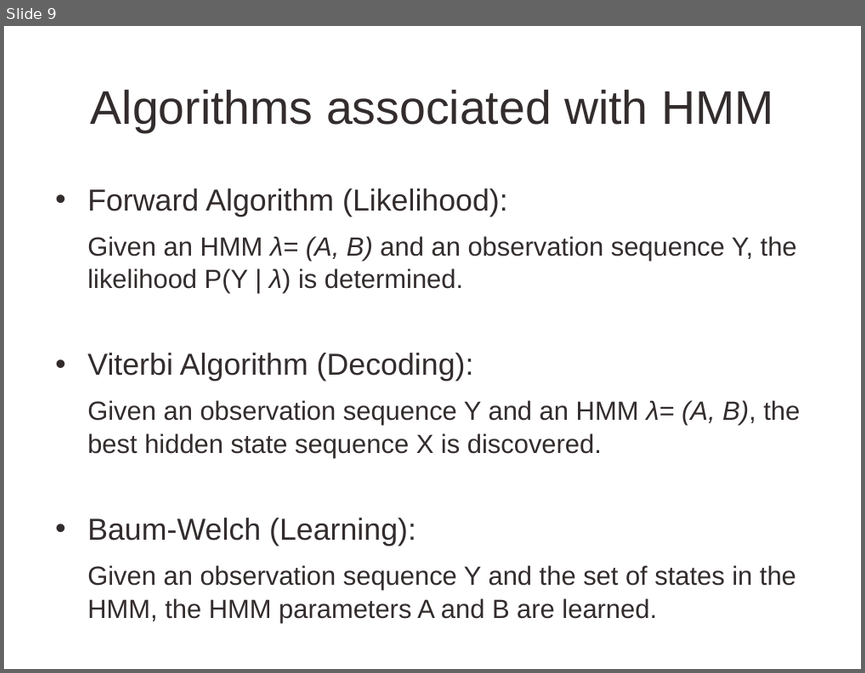
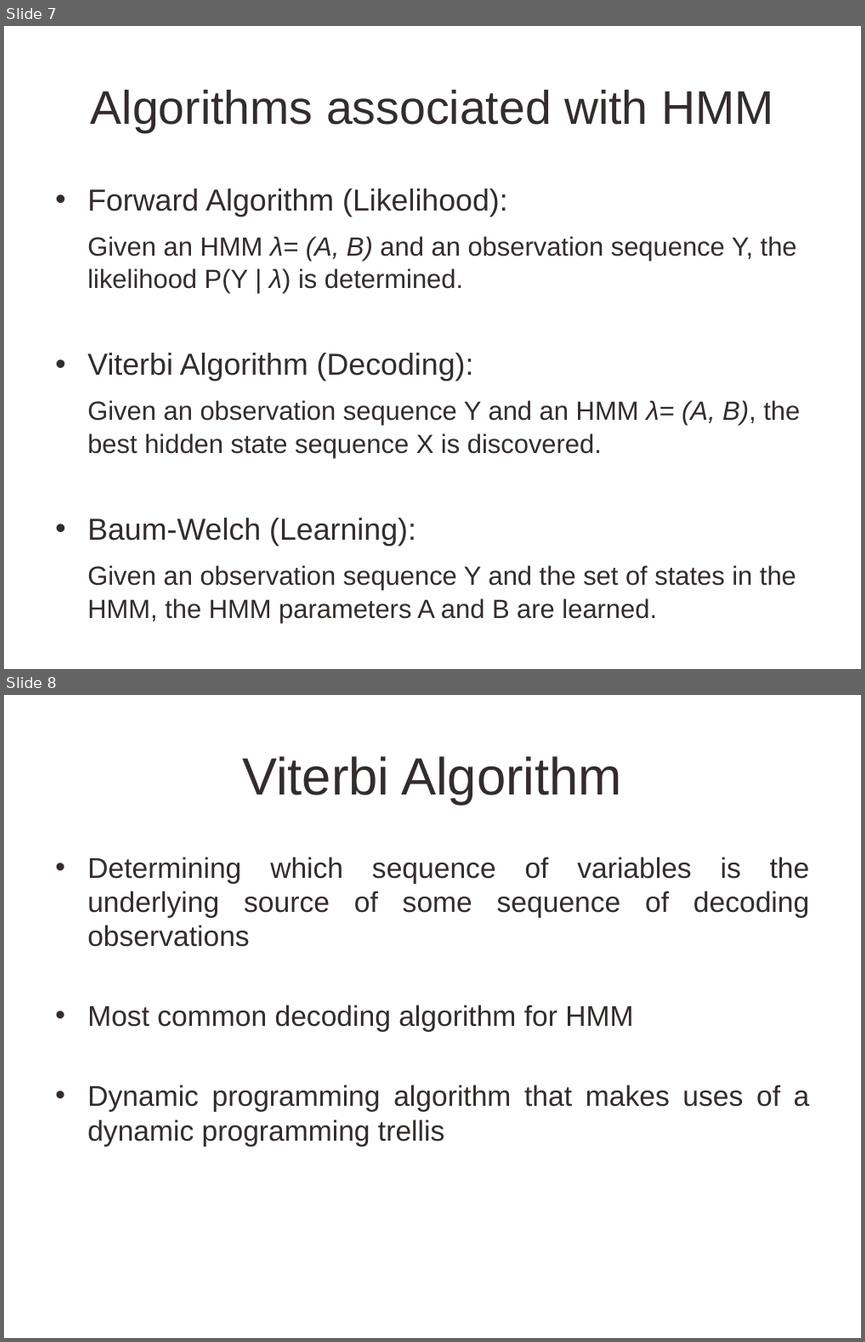
Before and after one commit to CourseReps/ECEN662-Spring2017, a slide deck: Students/KJyotsna/ECEN 662 - Inference on Markov Chain.pptx. Shown one above the other, each under a label of ours: slide 9 before the commit, slides 7 and 8 after it. The pictures are 865x673 and 865x1342 pixels, drawn with LibreOffice and Linux fonts; fonts in the diff are those of the drawing; background and template pictures are left out. Boxes give left, top, right and bottom in pixels: in the first picture for what was removed or moved away, otherwise in the second. Text is boxed around its words. In the diff, an @@ line names an element or a change of style, - is before the commit and + after.

```diff
--- a/Students/KJyotsna/ECEN 662 - Inference on Markov Chain.pptx
+++ b/Students/KJyotsna/ECEN 662 - Inference on Markov Chain.pptx
@@ slide 8 added at bbox=[4, 695, 861, 1338], background picture (left out) @@
@@ title added at bbox=[242, 756, 622, 805], 44 pt, text #332C2C @@
+Viterbi Algorithm
@@ text added at bbox=[87, 857, 810, 1146], 24 pt, text #332C2C @@
+• Determining which sequence of variables is the underlying source of some sequence of decoding observations
+• Most common decoding algorithm for HMM
+• Dynamic programming algorithm that makes uses of a dynamic programming trellis
@@ what was slide 9 is now slide 7 @@
```
Also in this commit, not shown: 2 slides changed, 13 other slides added, 2 slides removed.
